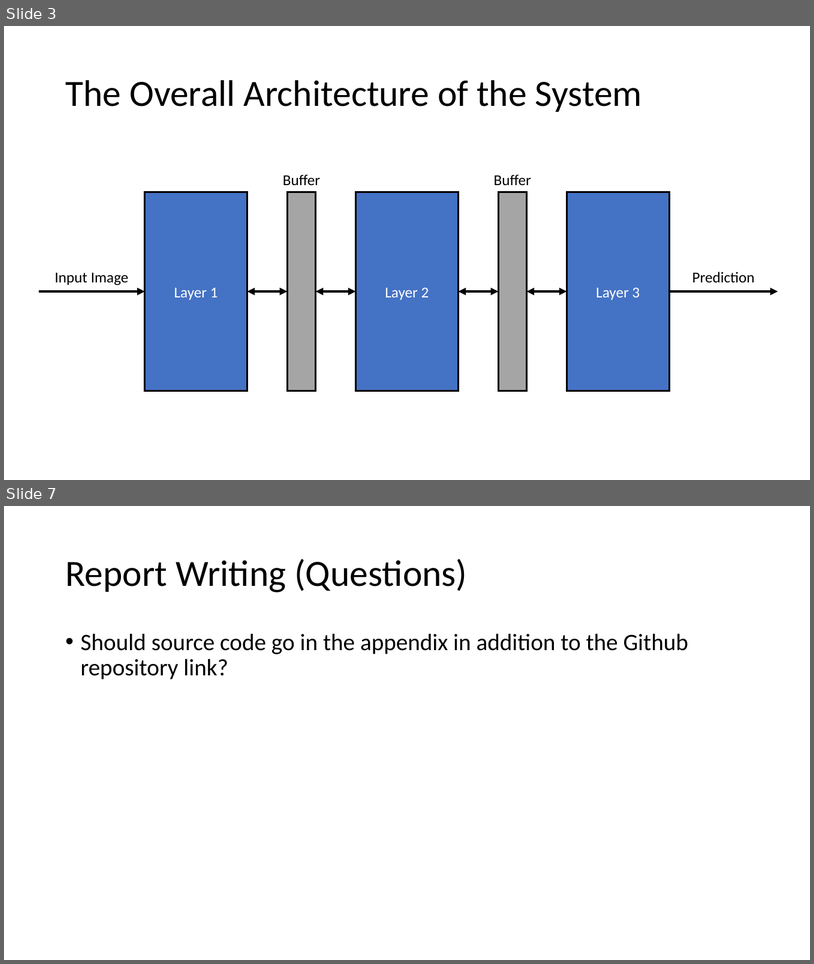
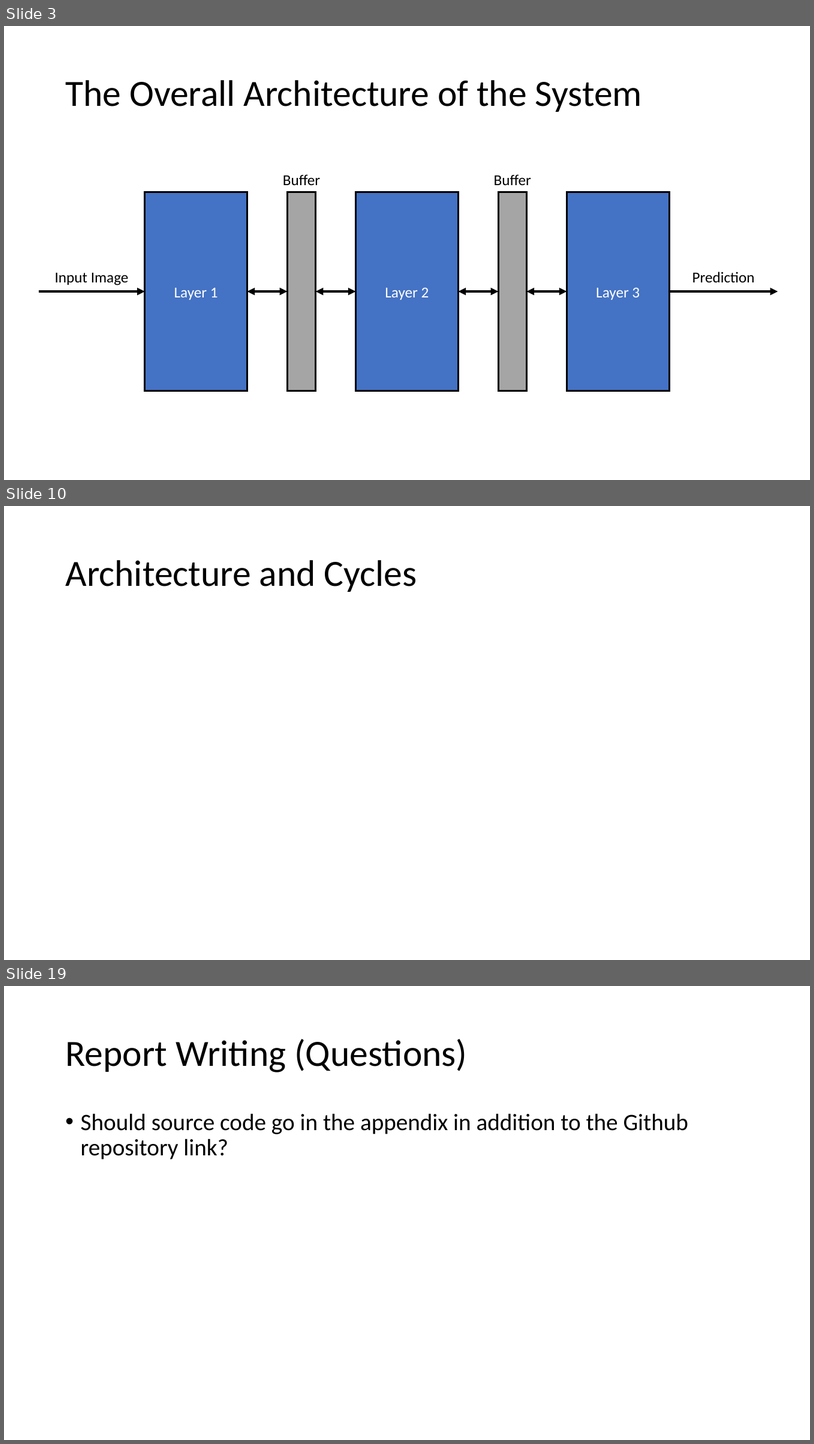
Before and after one commit to erikgroving/NeuralNetworkHardwareAccelerator, a slide deck: WeeklyPresentations/update10_05_26.pptx. Shown one above the other, each under a label of ours: slides 3 and 7 before the commit, slides 3, 10 and 19 after it; the slides between them are not shown. The pictures are 814x964 and 814x1444 pixels, drawn with LibreOffice and Linux fonts; fonts in the diff are those of the drawing; grey boxes stand for pictures. Boxes give left, top, right and bottom in pixels: in the first picture for what was removed or moved away, otherwise in the second. Text is boxed around its words. In the diff, an @@ line names an element or a change of style, - is before the commit and + after.

```diff
--- a/WeeklyPresentations/update10_05_26.pptx
+++ b/WeeklyPresentations/update10_05_26.pptx
@@ slide 10 added at bbox=[4, 506, 810, 960], background #FFFFFF @@
@@ title added at bbox=[65, 560, 417, 592], 44 pt, text #000000 @@
+Architecture and Cycles
@@ what was slide 7 is now slide 19 @@
```
Also in this commit, not shown: 3 slides changed, 12 other slides added, 1 slide removed, 4 other files.
